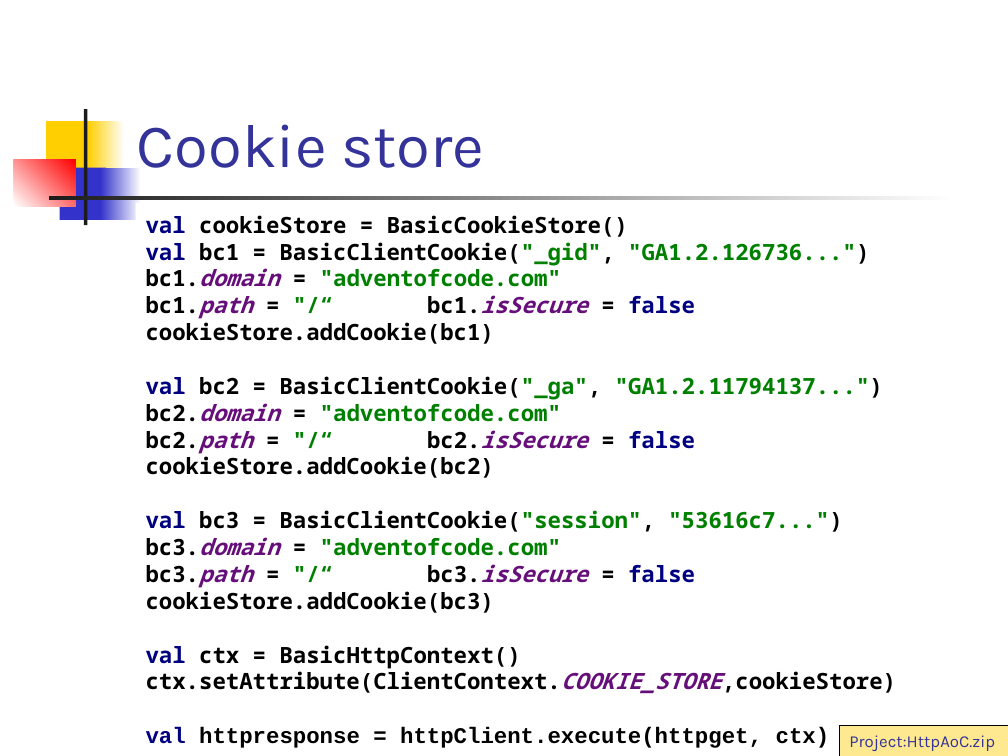
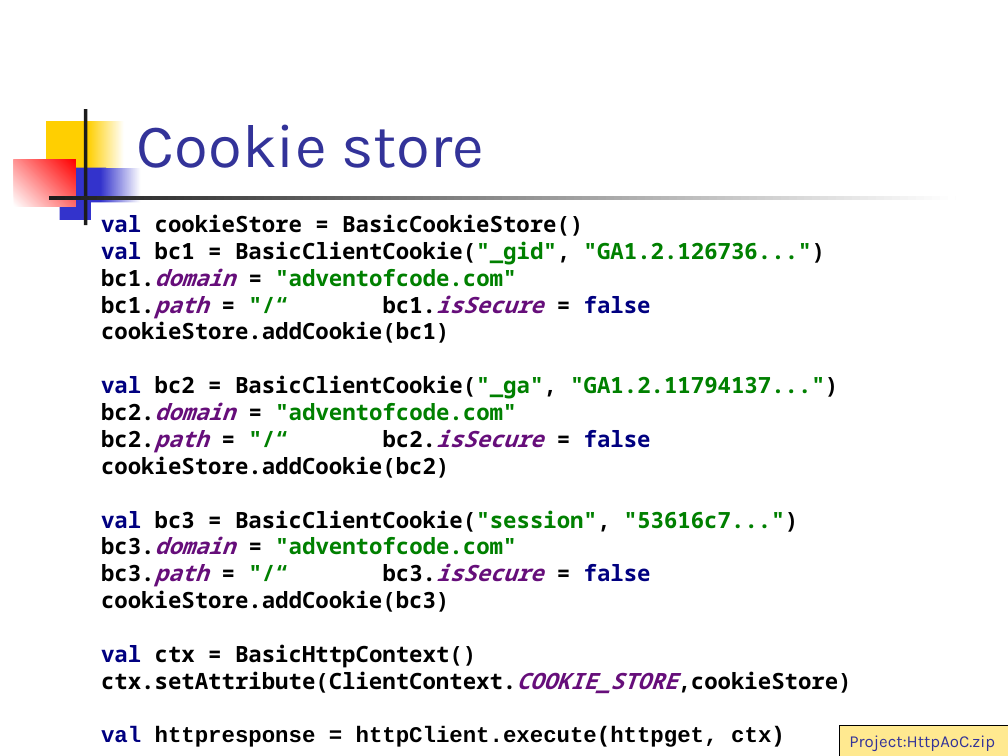
Before and after one commit to vmandro/Prednasky, a slide deck: slide 53 of 11/11_Android.ppt (slide 51 before the commit). Drawn at 1008x756 pixels with LibreOffice and Linux fonts; fonts in the diff are those of the drawing. Boxes give left, top, right and bottom in pixels: in the first picture for what was removed or moved away, otherwise in the second. Text is boxed around its words. In the diff, an @@ line names an element or a change of style, - is before the commit and + after.

```diff
--- a/11/11_Android.ppt
+++ b/11/11_Android.ppt
@@ rectangle "val cookieStore = BasicCookieStore() val ...": place and size @@
-rectangle "val cookieStore = BasicCookieStore() val ..." at (136, 203, 978, 756)
+rectangle "val cookieStore = BasicCookieStore() val ..." at (91, 203, 932, 756)
```
Also in this commit, not shown: 11 other slides changed, 1 slide added, 2 slides removed, 2 other files.
